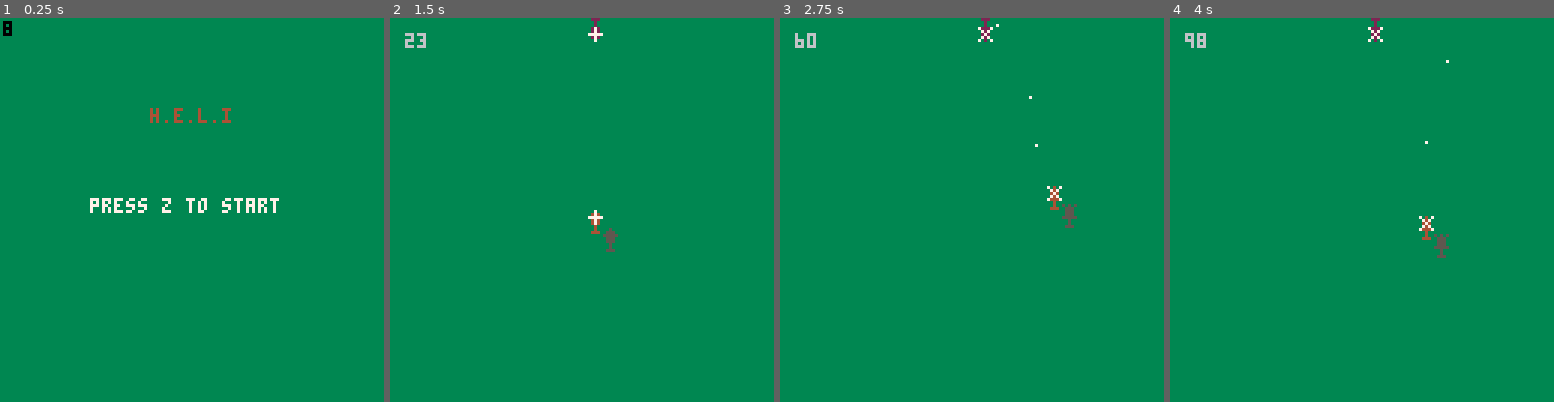
Above: before the commit, frames 1-4 (left to right).
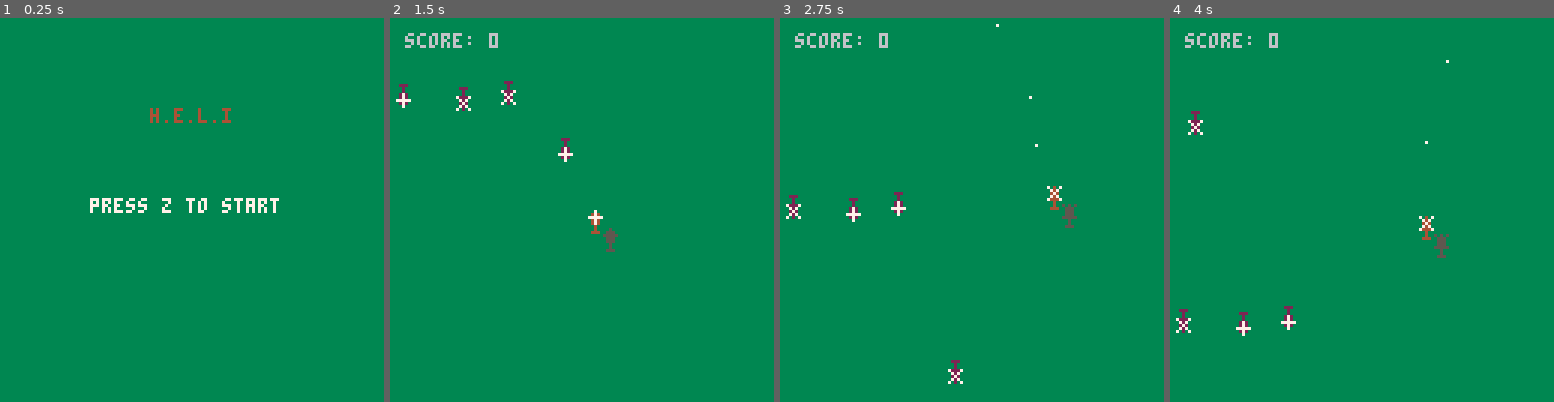
Above: after the commit, the same moments.

Repository: zothynine/heli
Game: PICO-8 cartridge heli.p8
Same seed, same stepped clock (60 frames per second), same inputs: the game is played once before the commit and once after it.
Inputs:
- Up to frame 1 (0.25 s): no input
- Up to frame 2 (1.5 s): tap O (Z key) at 0.7 s
- Up to frame 3 (2.75 s): hold Right 1.6-2.1 s; tap O (Z key) at 1.7, 2.1, 2.5 s; hold Up 2.15-2.42 s; hold Right from 2.47 s (still down)
- Up to frame 4 (4 s): tap O (Z key) at 2.9, 3.3, 3.7 s; release Right at 3.03 s; hold Left 3.08-3.58 s; hold Down 3.63-3.97 s

The runs differ from the first frame. In frame 1, less than 0.1% of the frame differs, in the area x 0-4%, y 0-5%; in frame 2, 1.0%, in the area x 1-56%, y 0-38%; in frame 3, 1.0%; in frame 4, 1.0%.

Commit message:
Add random moving enemies and a score display

Diff:
--- a/heli.p8
+++ b/heli.p8
@@ -17,6 +18,7 @@
 	sprite = 0,
 	shadow_spr = 32,
 	crash = 0,
+	score = 0,
 	animate = function(self)
 		self.sprite += 1
 		self.shadow_spr += 1
@@ -55,7 +57,6 @@
 function draw_start()
  cls()
 	rectfill(0,0,128,128,3)
-	print(timers.global,1,1,0)
 	print("h.e.l.i",shadow.x,shadow.y,5)
 	print("h.e.l.i",50,30,4)
 	print("press z to start",30,60,7)
@@ -75,8 +76,6 @@
 	enemies = {}
 	_update = update_game
 	_draw = draw_game
-
-	make_enemy()
 end
 
 function update_game()
@@ -108,13 +107,16 @@
 		show_game_over()
 	end
 	timers.global += 1
+	if count(enemies) < 4 then
+		make_enemy()
+	end
 end
 
 function draw_game()
  cls()
 	rectfill(0,0,128,128,3)
  camera()
-	print(timers.global,5,5,6)
+	print("score: "..heli.score,5,5,6)
 	heli:animate()
 	pal(4,5)
 	pal(7,5)
@@ -149,6 +151,7 @@
 							and xdiff > -4
 							and ydiff < 1 then
 					sfx(3)
+					heli.score += enemy.speed
 					del(enemies,enemy)
 				end
 			end
@@ -163,12 +166,14 @@
 
 function make_enemy()
 	enemy = {
-		x = 64,
+		x = flr(rnd(128)),
 		y = 0,
+		speed = flr(rnd(2)) + 1,
 		sprite = 0,
 		animate = function(self)
 			self.sprite += 1
 			if self.sprite == 2 then self.sprite = 0 end
+			self.y += self.speed
 		end,
 		check_collision = function(self,opp)
 			local xdiff = self.x - opp.x
